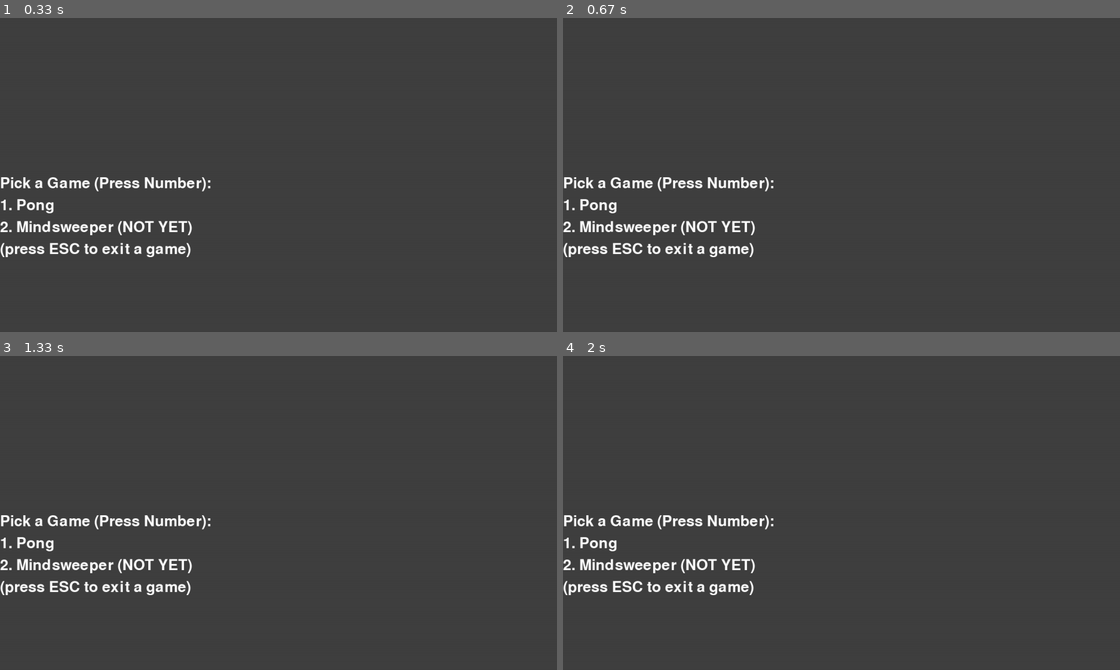
Above: before the commit, frames 1-4 (two rows, left to right).
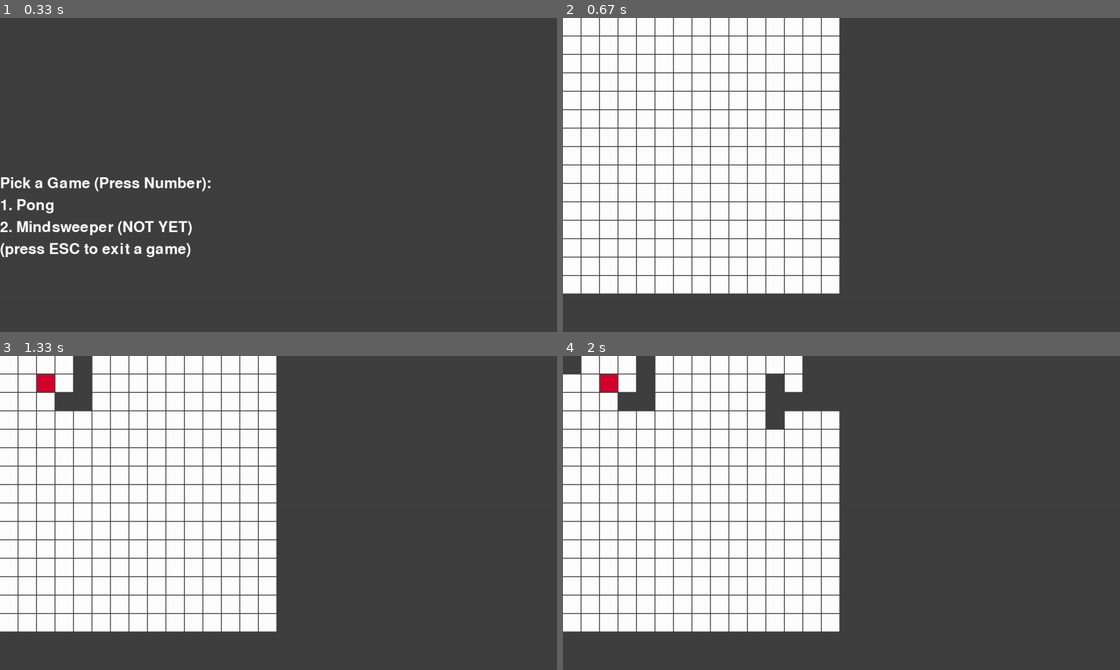
Above: after the commit, the same moments.

Repository: CCSWEC/PygameProject
Game: pygame game, started from game.py
Two runs of this game, one before a commit and one after it. Both use one fixed random seed, a clock stepped at 60 frames per second and the inputs below.
Inputs (mouse positions are in pixels of both pictures, inside the frame that each line leads up to):
- Up to frame 1 (0.33 s): no input
- Up to frame 2 (0.67 s): tap 2 at 0.33 s
- Up to frame 3 (1.33 s): press the mouse at (61, 403) at 0.7 s; move the mouse to (77, 418) at 0.8 s; release the mouse at (94, 437) at 0.93 s; press the mouse at (44, 384) at 1.03 s; move the mouse to (267, 506) at 1.13 s; release the mouse at (495, 632) at 1.27 s
- Up to frame 4 (2 s): press the mouse at (574, 365) at 1.37 s; move the mouse to (613, 421) at 1.47 s; release the mouse at (652, 484) at 1.6 s; press the mouse at (774, 384) at 1.7 s; move the mouse to (730, 472) at 1.8 s; release the mouse at (685, 563) at 1.93 s

Frame 1 is identical in both runs. In frame 2, 41% of the frame differs, in the area x 0-50%, y 0-88%; in frame 3, 40%; in frame 4, 38%.

Commit message:
Minesweeper Base
* got base minesweeper set up (generation, mines, flagging, and clearing)
* minor code cleanup (removed some redundancies)

Diff:
--- a/Minesweeper/cel.py
+++ b/Minesweeper/cel.py
@@ -3,36 +3,64 @@
 import math
 import random
 import time
+from collections import namedtuple
 from enum import Enum
 
-CelState = Enum("Normal", "Mine")
+class CelState(Enum):
+    Normal = 1
+    Mine = 2
+
+# Colors
+WHITE = (255, 255, 255)
+BLACK = (0, 0, 0)
+DARK_GREY = (64, 64, 64)
+RED = (210, 4, 45)
+
+gridPosition = namedtuple('gridPosition', ['x', 'y'])
+
 class Cel(pygame.Rect):
+    COLOR = WHITE
+
     def __init__(self, x, y, width):
         self.state = CelState.Normal
-        self.gridPosition = {x:0,y:0}
+        self.gridPosition = gridPosition(x=x, y=y)
         self.adjacentMines = 0
         self.hidden = True
         self.flagged = False
-        self.x = x
-        self.y = y
+        self.x = (width + 2) * x
+        self.y = (width + 2) * y
         self.width = width
         self.height = width
 
-    def main(self):
-        pass
     def draw(self, window):
         pygame.draw.rect(window, self.COLOR, self)
+
     def clear(self, mineArray):
+        if (self.flagged): return
+
         self.hidden = False
-        for y in range(3):
-            for x in range(3):
-                if (mineArray[self.gridPosition.y + y-1][self.gridPosition.x + x-1].adjacentMines == 0):
-                    mineArray[self.gridPosition.y + y-1][self.gridPosition.x + x-1].clear(mineArray)
+        if self.state == CelState.Mine:
+            self.COLOR = RED
+        else:
+            self.COLOR = DARK_GREY
+
+        for y in [-1, 1]:
+            if (self.gridPosition.y + y == -1 or self.gridPosition.y + y == len(mineArray)): continue
+            mine = mineArray[self.gridPosition.y + y][self.gridPosition.x]
+            if (mine.adjacentMines == 0 and mine.hidden):
+                mine.clear(mineArray)
+            mineArray[self.gridPosition.y + y][self.gridPosition.x] = mine
+
+        for x in [-1, 1]:
+            if (self.gridPosition.x + x == -1 or self.gridPosition.x + x == len(mineArray[0])): continue
+            mine = mineArray[self.gridPosition.y][self.gridPosition.x + x]
+            if (mine.adjacentMines == 0 and mine.hidden):
+                mine.clear(mineArray)
+            mineArray[self.gridPosition.y][self.gridPosition.x + x] = mine
 
     def setCelNumber(self, mineArray):
-        for y in range(3):
-            for x in range(3):
-                if ((y == 1 and x == 1)
-                    or (self.gridPosition.y + y-1 == -1 or self.gridPosition.y + y-1 == len(mineArray))
-                    or (self.gridPosition.x + x-1 == -1 or self.gridPosition.x + x-1 == len(mineArray[0]))): continue
-                mineArray[self.gridPosition.y + y-1][self.gridPosition.x + x-1].adjacentMines += 1
+        for y in [-1,0,1]:
+            if (self.gridPosition.y + y == -1 or self.gridPosition.y + y == len(mineArray)): continue
+            for x in [-1,0,1]:
+                if ((y == 0 and x == 0) or(self.gridPosition.x + x == -1 or self.gridPosition.x + x == len(mineArray[0]))): continue
+                mineArray[self.gridPosition.y + y][self.gridPosition.x + x].adjacentMines += 1
--- a/Minesweeper/minesweeperGame.py
+++ b/Minesweeper/minesweeperGame.py
@@ -4,52 +4,59 @@
 import random
 import time
 from .cel import Cel
+from .cel import CelState
 
-MINE_SIZE = 20
+MINE_SIZE = 40
 MINE_GRID_WIDTH, MINE_GRID_HEIGHT = 15, 15
-pygame.display.set_caption('Pong')
+MINE_COUNT = 40
 
-# Initialize fps
-FPS = 60
-
-class PongGame:
+class MinesweeperGame:
     # Main function
     def __init__(self):
         self.running = True
+        self.mineArray = []
+        self.setMines()
 
-        self.mineArray[MINE_GRID_HEIGHT][MINE_GRID_WIDTH]  # Initialize mine array
+    def setMines(self):
+        self.mineArray = []
+        for y in range(MINE_GRID_HEIGHT):
+            col = []
+            for x in range(MINE_GRID_WIDTH):
+                col.append(Cel(x, y, MINE_SIZE)) # Initialize mine array
+            self.mineArray.append(col)
 
-        for y in range(MINE_GRID_HEIGHT):
-            for x in range(MINE_GRID_WIDTH):
-                self.mineArray[y][x] = Cel(MINE_SIZE * (x+1))
+        for i in range(MINE_COUNT):
+            randX = random.randint(0, len(self.mineArray[0])-1)
+            randY = random.randint(0, len(self.mineArray)-1)
+
+            while (self.mineArray[randY][randX].state == CelState.Mine):
+                randX = random.randint(0, len(self.mineArray[0])-1)
+                randY = random.randint(0, len(self.mineArray)-1)
+
+            self.mineArray[randY][randX].state = CelState.Mine
+            self.mineArray[randY][randX].adjacentMines = 1
+
+        for col in self.mineArray:
+            for mine in col:
+                if (mine.state == CelState.Mine):
+                    mine.setCelNumber(self.mineArray)
 
     # Function for drawing on the screen
     def draw(self, window):
-
+        for col in self.mineArray:
+            for mine in col:
+                mine.draw(window)
 
         # Game loop
     def main(self):
-        for paddle in self.paddles:
-            paddle.move()
-
-        for ball in self.balls:
-            ball.move()
-            if ball.collidelist(self.paddles) != -1:
-                ball.bounce(self.paddles[ball.collidelist(self.paddles)])
-
-            if ball.centerx < 0:  # Right player scores
-                self.scoreboard.increase_score(2)
-                self.balls.remove(ball)
-            elif ball.centerx > WIDTH:  # Left player scores
-                self.scoreboard.increase_score(1)
-                self.balls.remove(ball)
+        pass
 
     def event(self, event):
-       if len(self.balls) == 0:
-        #time.sleep(.10) # wait one decisecond before being able to spawn a ball
-        if event.type == pygame.KEYDOWN:
-            if event.key == pygame.K_SPACE:
-                self.balls.append(
-                    Ball(WIDTH // 2 - BALL_WIDTH//2, HEIGHT // 2 - BALL_HEIGHT // 2, BALL_WIDTH, BALL_HEIGHT,
-                        pygame.Vector2(random.choice([-1, 1]) , random.random() - .5))
-                        )
+       leftMouse, _, rightMouse = pygame.mouse.get_pressed()
+       for col in self.mineArray:
+            for mine in col:
+                if (event.type == pygame.MOUSEBUTTONDOWN and mine.collidepoint(pygame.mouse.get_pos())):
+                    if leftMouse:
+                        mine.clear(self.mineArray)
+                    elif rightMouse:
+                        mine.flagged = not mine.flagged
--- a/game.py
+++ b/game.py
@@ -3,10 +3,10 @@
 import math
 import random
 import time
-from pong.Ball import Ball
-from pong.Paddle import Paddle
+
 from pong.PongGame import PongGame
-from pong.ScoreBoard import ScoreBoard
+from Minesweeper.minesweeperGame import MinesweeperGame
+
 pygame.init()
 
 # Widths, heights and speeds
@@ -26,7 +26,7 @@
 FONT = pygame.font.Font(None, 50)
 # Setup screen
 WINDOW = pygame.display.set_mode((WIDTH, HEIGHT))
-pygame.display.set_caption('Pong')
+pygame.display.set_caption('Choose a Game!')
 
 # Initialize fps
 FPS = 60
@@ -68,10 +68,15 @@
                 if event.type == pygame.KEYDOWN:
                     if event.key == pygame.K_ESCAPE:
                         game = None
+                        pygame.display.set_caption('Choose a Game!')
             else:
                 if event.type == pygame.KEYDOWN:
                     if event.key == pygame.K_1:
-                        game = PongGame()
+                        game = PongGame(WINDOW)
+                        pygame.display.set_caption('Pong')
+                    if event.key == pygame.K_2:
+                        game = MinesweeperGame()
+                        pygame.display.set_caption('Minesweeper')
     pygame.quit()
 
 # Calling main
--- a/pong/PongGame.py
+++ b/pong/PongGame.py
@@ -21,17 +21,10 @@
 DARK_GREY = (64, 64, 64)
 RED = (210, 4, 45)
 
-# Setup screen
-WINDOW = pygame.display.set_mode((WIDTH, HEIGHT))
-pygame.display.set_caption('Pong')
-
-# Initialize fps
-FPS = 60
-
 class PongGame:
 
     # Main function
-    def __init__(self):
+    def __init__(self, window):
         self.running = True
 
         # Make Paddles and put them in a list
@@ -41,7 +34,7 @@
 
         self.balls = [] # Initialize ball array
 
-        self.scoreboard = ScoreBoard(WINDOW, WIDTH, HEIGHT)
+        self.scoreboard = ScoreBoard(window, WIDTH, HEIGHT)
 
     # Function for drawing on the screen
     def draw(self, window):
@@ -49,10 +42,10 @@
             pygame.draw.line(window, WHITE, (WIDTH // 2, y), (WIDTH // 2, y + HEIGHT//24), 4)
 
         for paddle in self.paddles:
-            paddle.draw(WINDOW)
+            paddle.draw(window)
 
         for ball in self.balls:
-            ball.draw(WINDOW)
+            ball.draw(window)
 
         self.scoreboard.draw()
 
